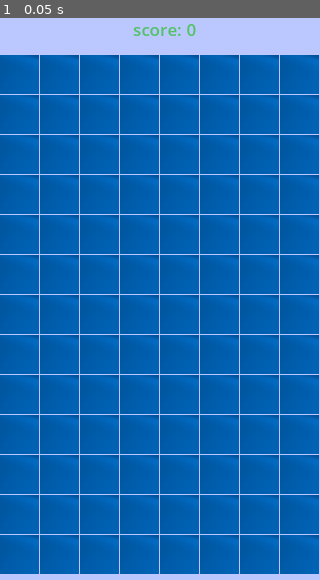
Above: before the commit, frame 1.
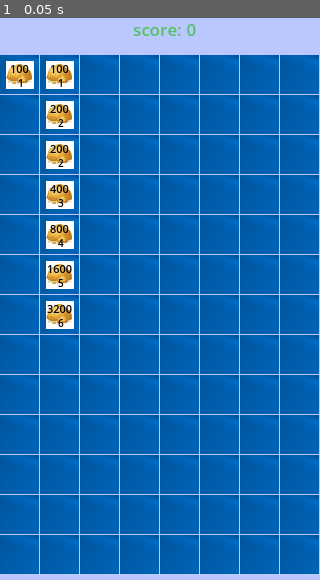
Above: after the commit, the same moment.

Repository: liu5855019/dm_sync
Game: Godot game, scene res://tscns/level/level.tscn
Same seed, same stepped clock (60 frames per second), same inputs: the game is played once before the commit and once after it. The engine's default icon, where the game draws it, is replaced by a stand-in: a white triangle on a blue panel in a dark square.
Inputs:
- Up to frame 1 (0.05 s): no input

The runs differ from the first frame. In frame 1, 3.5% of the frame differs, in the area x 1-24%, y 7-56%.
Error before the commit: Attempt to call function 'instantiate' in base 'null instance' on a null instance. (res://tscns/level/level.gd:49)
Error after the commit: Parse Error: Used space character for indentation instead of tab as used before in the file. (res://tscns/player/player.gd:27)

Commit message:
修改拖动完成逻辑: merge / 自动找位置

Diff:
--- a/CaiKuang/tscns/level/level.gd
+++ b/CaiKuang/tscns/level/level.gd
@@ -3,8 +3,8 @@
 class_name Level
 
 
-var player_scene = load("res://tscns/player.tscn")
-var ore_scene = load("res://tscns/ore.tscn")
+var player_scene = load("res://tscns/player/player.tscn")
+var ore_scene = load("res://tscns/ore/ore.tscn")
 
 var score = 0.0
 signal score_changed(old_value: int, new_value: int)
--- a/CaiKuang/tscns/player/player.gd
+++ b/CaiKuang/tscns/player/player.gd
@@ -88,8 +88,32 @@
 	# 步骤 B: 将局部坐标转换为瓦片地图坐标 (Vector2i)
 	# local_to_map 会自动处理取整，找到对应的格子
 	var tile_coord = tile_map_layer.local_to_map(local_pos)
-	# 判断是否超出范围
+	# 确保 tile_coord 在地图范围内，避免越界
 	tile_coord = get_safe_tile_size(tile_coord)
+    var node = get_node_in_tile(tile_coord)
+    if node != null and node is Player:
+        if node.data.level == data.level:
+            merge(node)
+        else: # 调换位置
+            var temp_pos = node.data.position
+            node.data.position = data.position
+            data.position = temp_pos
+
+            # 更新两个玩家的位置
+            node.global_position = tile_map_layer.to_global(tile_map_layer.map_to_local(node.data.position))
+            global_position = tile_map_layer.to_global(tile_map_layer.map_to_local(data.position))
+        return
+
+    if node != null and node is Ore:
+        # 如果格子上有矿石，找到附近的空格子
+        var nearby_null_tile = find_nearby_null_tile(tile_coord)
+        if nearby_null_tile != null:
+            tile_coord = nearby_null_tile
+        else:
+            print("没有找到附近的空格子，无法移动")
+            queue_free() # 删除玩家节点
+            return
+
 
 	# 步骤 C: 将瓦片坐标转换回局部坐标 (即格子的中心点或原点)
 	var snapped_local_pos = tile_map_layer.map_to_local(tile_coord)
@@ -101,6 +125,31 @@
 
 	print("吸附到格子坐标: ", tile_coord)
 
+func merge(player: Player):
+    if player.data.level == data.level:
+        data.level += 1
+        player.queue_free() # 删除被合并的玩家节点
+        print("合并成功，当前等级: ", data.level)
+    else:
+        print("无法合并，等级不匹配")
+
+func find_nearby_null_tile(loc: Vector2i) -> Vector2i:
+
+    var positions = []
+    var used_rect = tile_map_layer.get_used_rect()
+    for x in used_rect.size.x:
+        for y in used_rect.size.y:
+            positions.append(Vector2i(x, y))
+
+    null_posi = null
+    len = 9999
+    for position in positions:
+        if get_node_in_tile(position) == null:
+            var dis = position.distance_to(loc)
+            if dis < len:
+                len = dis
+                null_posi = position
+    return null_posi # 如果周围没有空格子，返回 null
 
 func check_and_start():
 	var tmp_ore :Ore = null
@@ -121,6 +170,17 @@
 	current_ore = tmp_ore
 
 
+func get_node_in_tile(pos: Vector2i) -> Node:
+    var p = get_parent()
+    for node in p.get_children():
+        if node is Ore and node.data.position == pos:
+            return node
+        if node is Player and node.data.position == pos:
+            return node
+    return null
+
+
+
 func get_safe_tile_size(size: Vector2i) -> Vector2i:
 	var used_rect = tile_map_layer.get_used_rect()
 	size.x = max(0, size.x)
